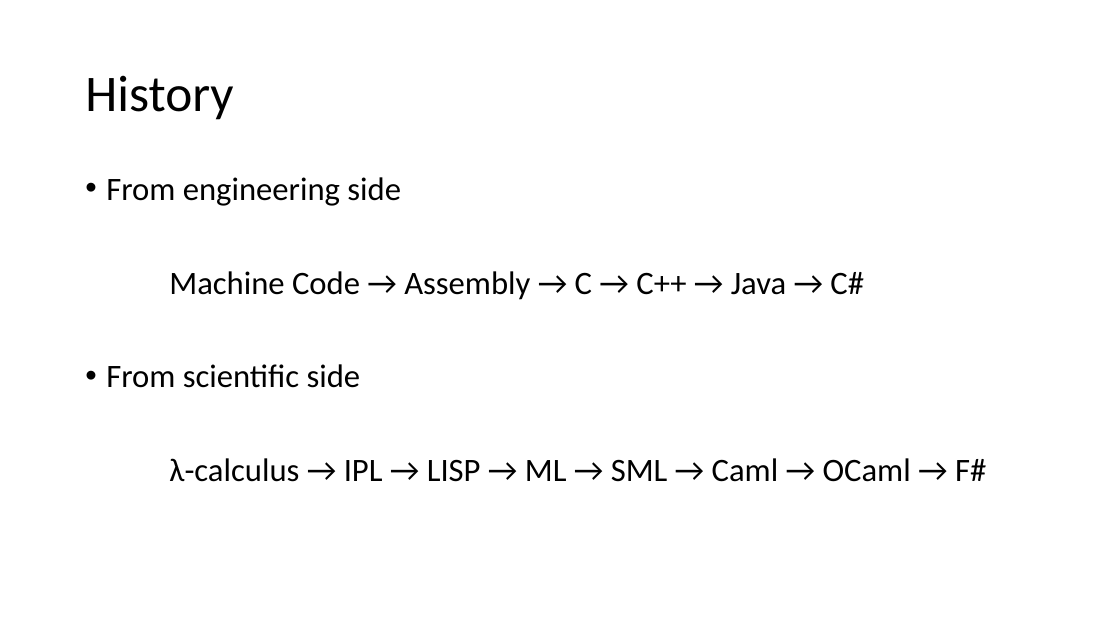
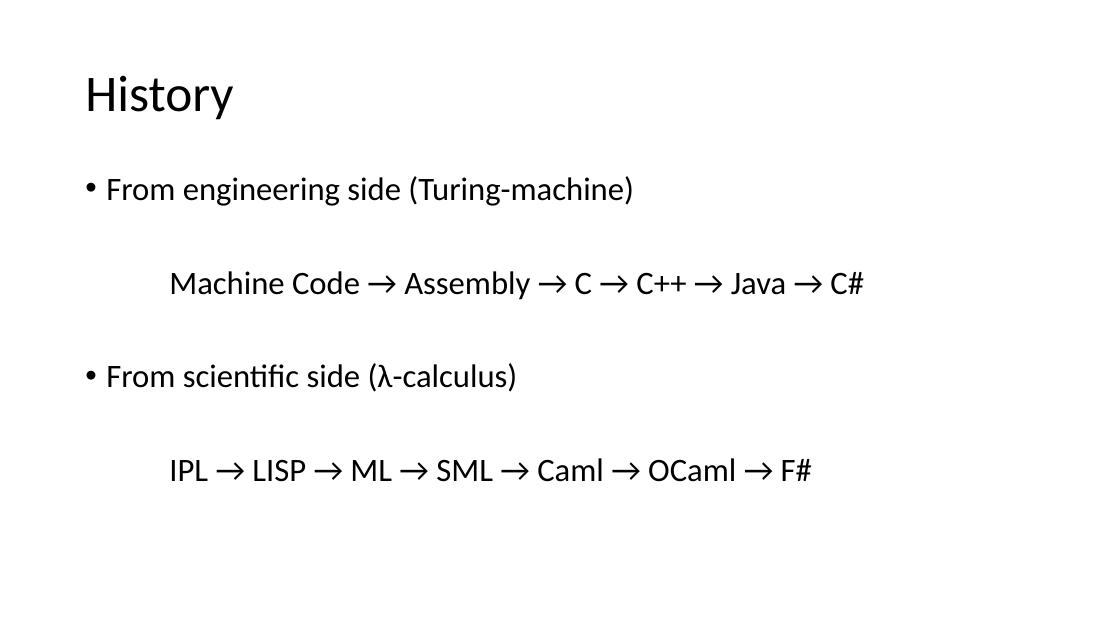
Before and after one commit to FoggyFinder/FSharpDemo, a slide deck: slide 4 of docs/FSharp.pptx. Drawn at 1120x630 pixels with LibreOffice and Linux fonts; fonts in the diff are those of the drawing. Boxes give left, top, right and bottom in pixels: in the first picture for what was removed or moved away, otherwise in the second. Text is boxed around its words. In the diff, an @@ line names an element or a change of style, - is before the commit and + after.

Commit message:
PPT & PDF Update

```diff
--- a/docs/FSharp.pptx
+++ b/docs/FSharp.pptx
@@ text at (106, 176, 634, 206): text changed @@
-• From engineering side
+• From engineering side (Turing-machine)
@@ text at (106, 363, 812, 482): text changed @@
-• From scientific side
-λ-calculus → IPL → LISP → ML → SML → Caml → OCaml → F#
+• From scientific side (λ-calculus)
+IPL → LISP → ML → SML → Caml → OCaml → F#
```
Also in this commit, not shown: 1 other file.
